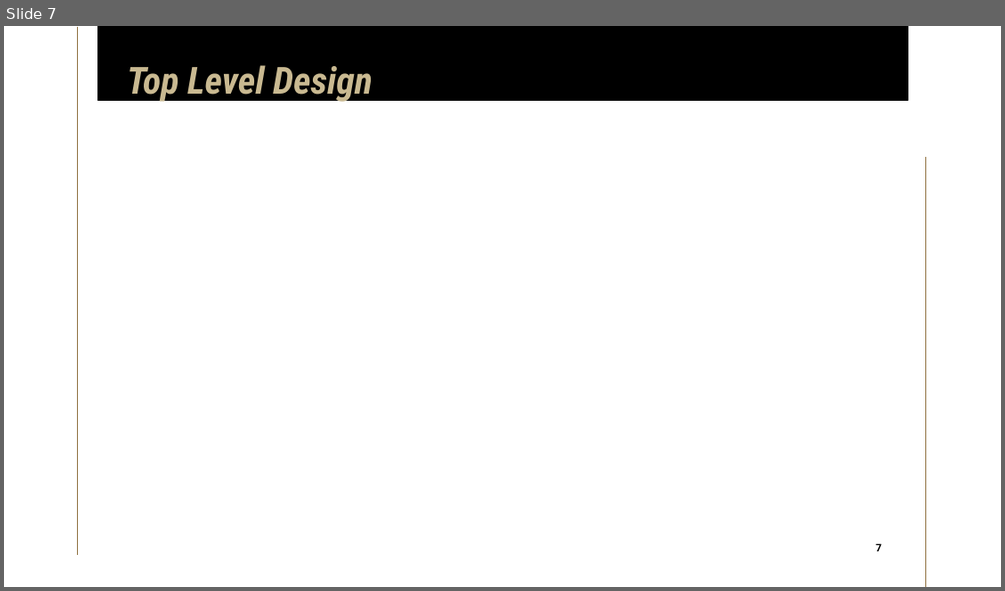
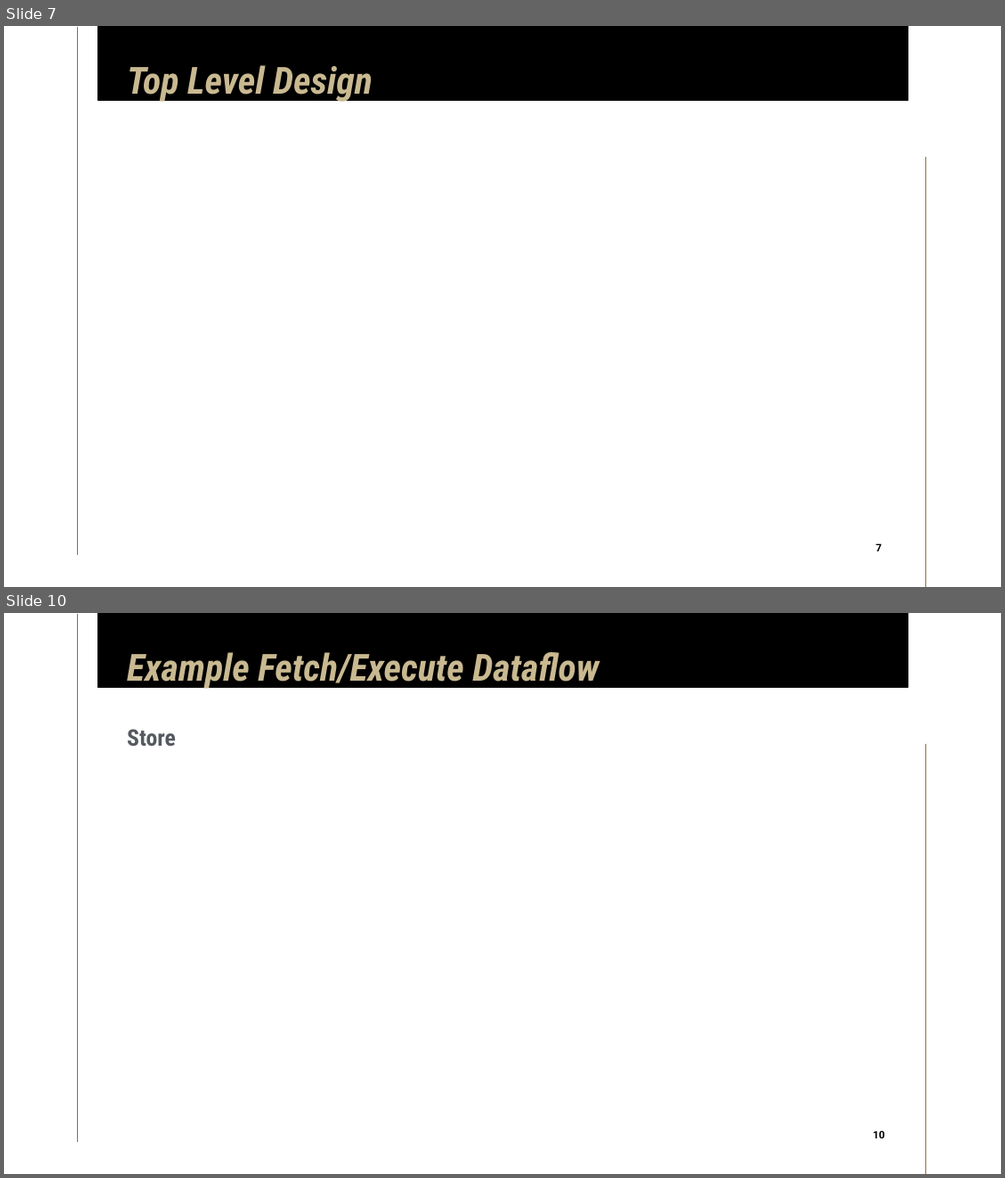
Before and after one commit to limichael246/STARS_2024, a slide deck: Project_Proposal.pptx. Shown one above the other, each under a label of ours: slide 7 before the commit, slides 7 and 10 after it; the slides between them are not shown. The pictures are 1005x591 and 1005x1178 pixels, drawn with LibreOffice and Linux fonts; fonts in the diff are those of the drawing. Boxes give left, top, right and bottom in pixels: in the first picture for what was removed or moved away, otherwise in the second. Text is boxed around its words. In the diff, an @@ line names an element or a change of style, - is before the commit and + after.

```diff
--- a/Project_Proposal.pptx
+++ b/Project_Proposal.pptx
@@ slide 10 added at [4, 613, 1001, 1174], background #FFFFFF; not listed: 3 template elements that a slide beside it also shows @@
@@ title added at [127, 652, 599, 690], 36 pt, text #C9B991, bold, italic @@
+Example Fetch/Execute Dataflow
@@ subtitle added at [127, 729, 176, 746], 22 pt, text #555960, bold @@
+Store
@@ page number added at [867, 1126, 890, 1144], 10 pt, text #000000, bold @@
+10
```
Also in this commit, not shown: 9 slides changed, 12 other slides added, 3 slides removed.
